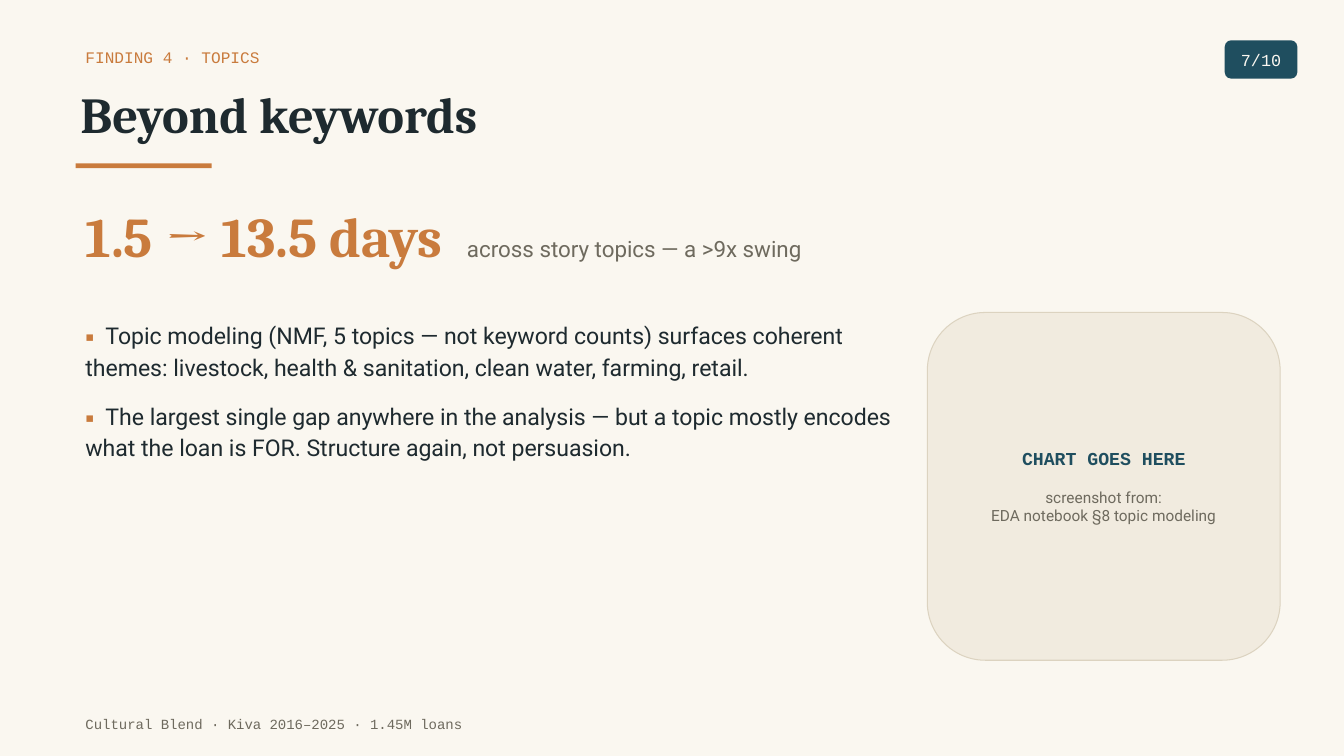
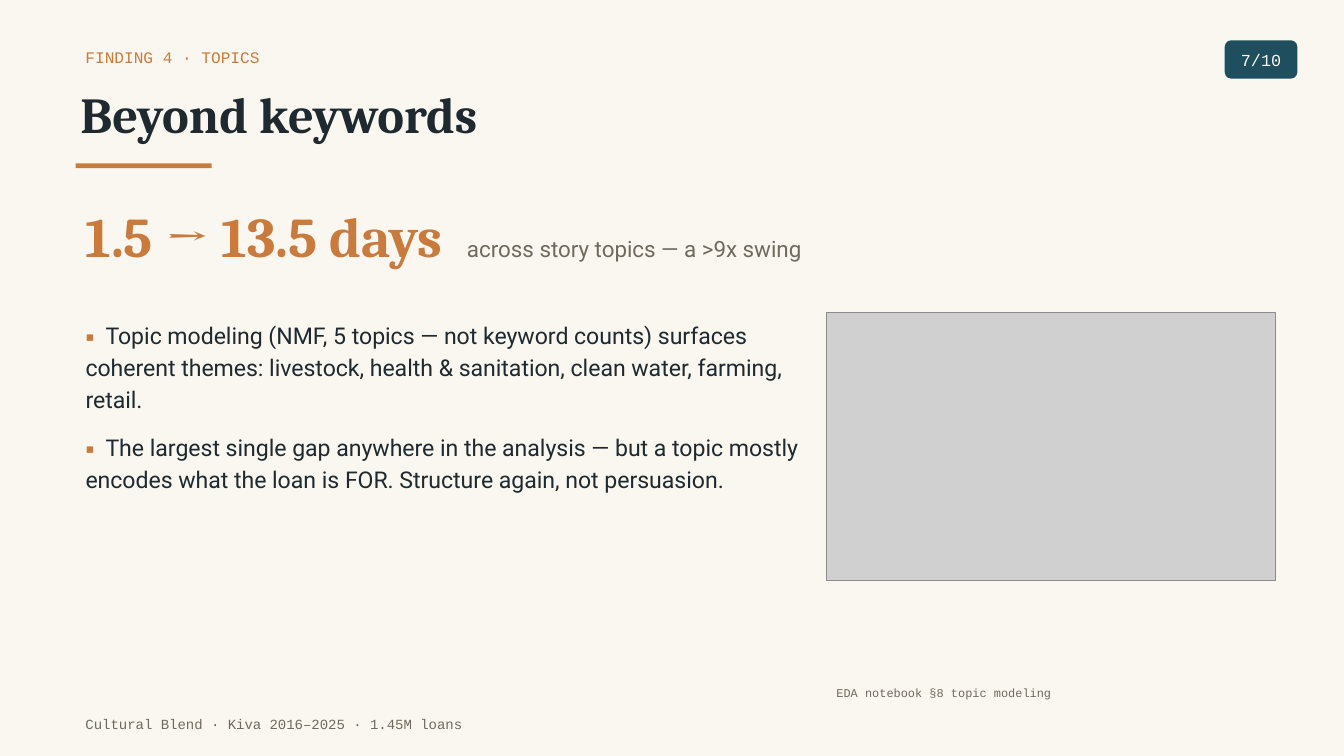
Before and after one commit to tuannm3812/unsw-ma-hackathon-2026, a slide deck: slide 7 of docs/presentation/slides_draft.pptx. Drawn at 1344x756 pixels with LibreOffice and Linux fonts; fonts in the diff are those of the drawing; grey boxes stand for pictures. Boxes give left, top, right and bottom in pixels: in the first picture for what was removed or moved away, otherwise in the second. Text is boxed around its words. In the diff, an @@ line names an element or a change of style, - is before the commit and + after.

```diff
--- a/docs/presentation/slides_draft.pptx
+++ b/docs/presentation/slides_draft.pptx
@@ text "▪ Topic modeling (NMF, 5 ..." rewrapped from [85, 326, 891, 461] to [86, 326, 798, 493] @@
@@ picture added at [827, 313, 1275, 580] @@
@@ rounded rectangle removed at [928, 313, 1280, 660] @@
-CHART GOES HERE
-screenshot from:
-EDA notebook §8 topic modeling
@@ text added at [836, 688, 1051, 700], 8.5 pt, text #6E6A5E @@
+EDA notebook §8 topic modeling
```
Also in this commit, not shown: 4 other slides changed, 7 other files.
